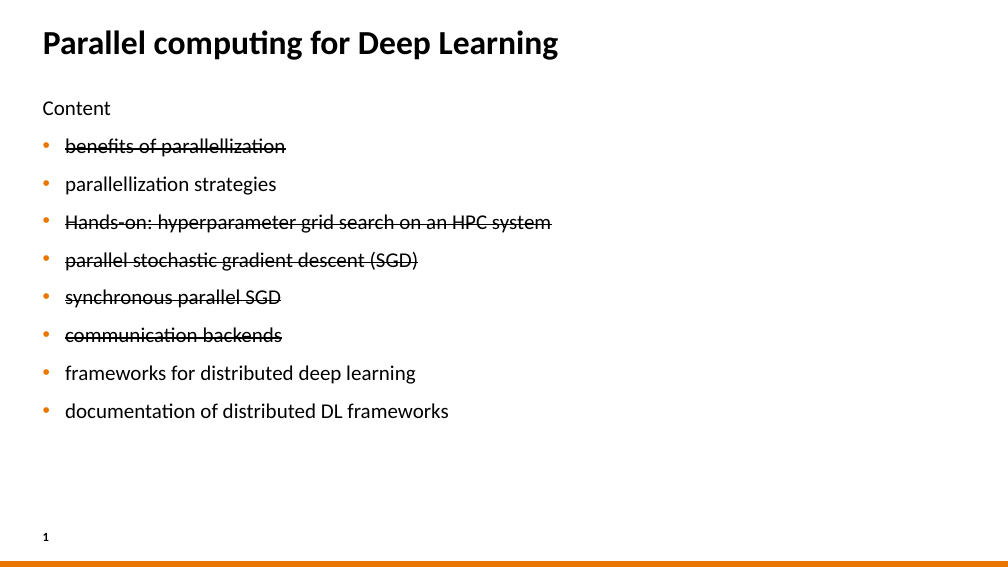
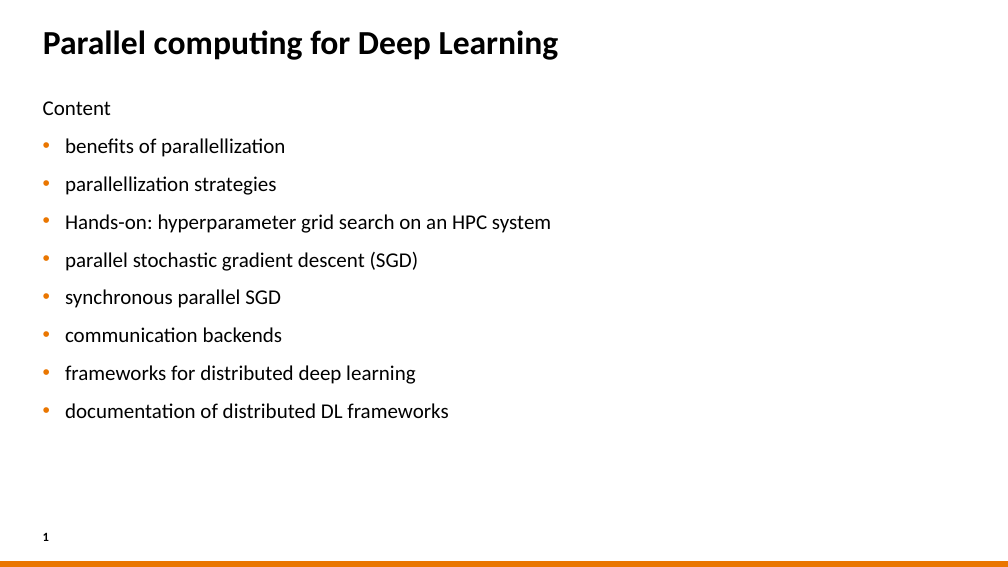
Before and after one commit to sara-nl/HPML-course-materials, a slide deck: slide 1 of Day2/slides/Parallel_Computing_for_DL.pptx. Drawn at 1008x567 pixels with LibreOffice and Linux fonts; fonts in the diff are those of the drawing; background and template pictures are left out. Boxes give left, top, right and bottom in pixels: in the first picture for what was removed or moved away, otherwise in the second. Text is boxed around its words. In the diff, an @@ line names an element or a change of style, - is before the commit and + after.

```diff
--- a/Day2/slides/Parallel_Computing_for_DL.pptx
+++ b/Day2/slides/Parallel_Computing_for_DL.pptx
@@ text at bbox=[65, 138, 551, 342]: strikethrough off in "benefits of parallellization", "Hands-on: hyperparameter grid search on an HPC ...", "parallel stochastic gradient descent (SGD)", "synchronous parallel SGD" and 1 more places @@
```
Also in this commit, not shown: 19 other slides changed, 2 slides added, 1 other file.
